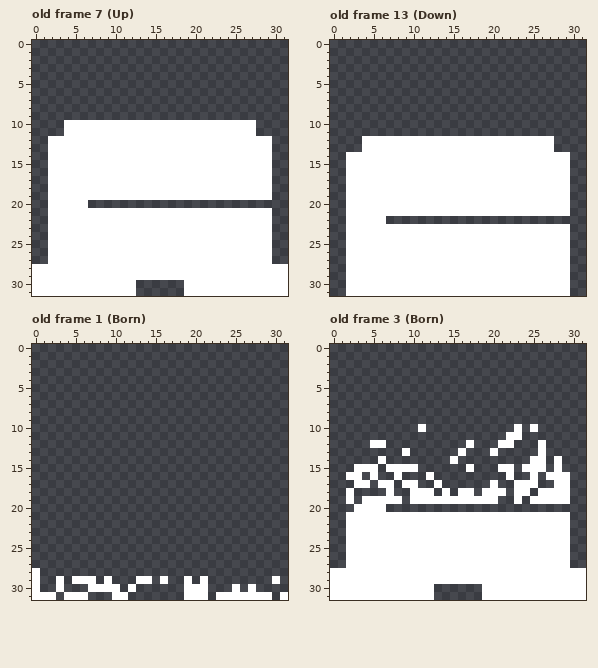
Pixel-art file: Assets/Sprites/FamiliarFrog.aseprite. The picture above was drawn from the file before the commit.
32x32 pixels, 14 frames. Shown: old frame 7 (Up), old frame 13 (Down), old frame 1 (Born), old frame 3 (Born). The commit also changed other frames, which this record leaves out.
Now the later version:
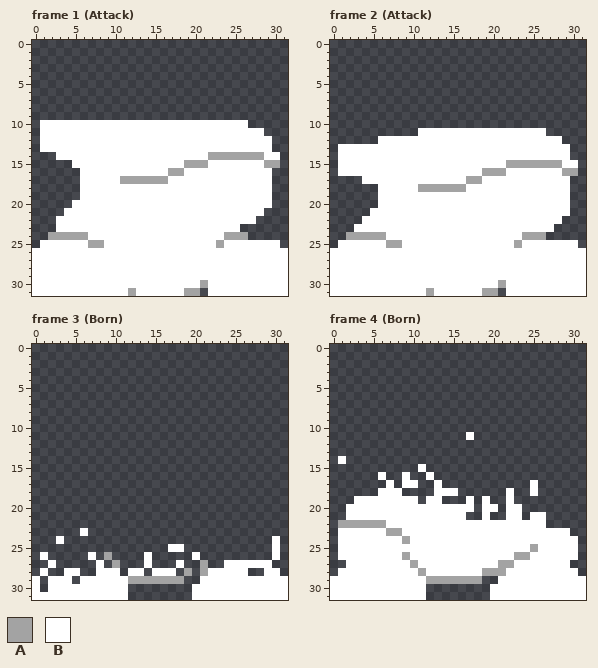
Palette (. is transparent): A #a3a3a3  B #ffffff
A new or re-ordered frame is compared with the old frame closest to it.
Difference:
frames re-ordered
--- frame 1 (Attack) against old frame 7 (Up)
@@ x 0..31 @@
  9 ................................
-10 ....BBBBBBBBBBBBBBBBBBBBBBBB....
-11 ....BBBBBBBBBBBBBBBBBBBBBBBB....
-12 ..BBBBBBBBBBBBBBBBBBBBBBBBBBBB..
-13 ..BBBBBBBBBBBBBBBBBBBBBBBBBBBB..
-14 ..BBBBBBBBBBBBBBBBBBBBBBBBBBBB..
-15 ..BBBBBBBBBBBBBBBBBBBBBBBBBBBB..
-16 ..BBBBBBBBBBBBBBBBBBBBBBBBBBBB..
-17 ..BBBBBBBBBBBBBBBBBBBBBBBBBBBB..
-18 ..BBBBBBBBBBBBBBBBBBBBBBBBBBBB..
-19 ..BBBBBBBBBBBBBBBBBBBBBBBBBBBB..
-20 ..BBBBB.........................
-21 ..BBBBBBBBBBBBBBBBBBBBBBBBBBBB..
-22 ..BBBBBBBBBBBBBBBBBBBBBBBBBBBB..
-23 ..BBBBBBBBBBBBBBBBBBBBBBBBBBBB..
-24 ..BBBBBBBBBBBBBBBBBBBBBBBBBBBB..
-25 ..BBBBBBBBBBBBBBBBBBBBBBBBBBBB..
-26 ..BBBBBBBBBBBBBBBBBBBBBBBBBBBB..
-27 ..BBBBBBBBBBBBBBBBBBBBBBBBBBBB..
+10 .BBBBBBBBBBBBBBBBBBBBBBBBBB.....
+11 .BBBBBBBBBBBBBBBBBBBBBBBBBBBB...
+12 .BBBBBBBBBBBBBBBBBBBBBBBBBBBBB..
+13 .BBBBBBBBBBBBBBBBBBBBBBBBBBBBB..
+14 ...BBBBBBBBBBBBBBBBBBBAAAAAAABB.
+15 .....BBBBBBBBBBBBBBAAABBBBBBBAA.
+16 ......BBBBBBBBBBBAABBBBBBBBBBB..
+17 ......BBBBBAAAAAABBBBBBBBBBBBB..
+18 ......BBBBBBBBBBBBBBBBBBBBBBBB..
+19 ......BBBBBBBBBBBBBBBBBBBBBBBB..
+20 .....BBBBBBBBBBBBBBBBBBBBBBBBB..
+21 ....BBBBBBBBBBBBBBBBBBBBBBBBB...
+22 ...BBBBBBBBBBBBBBBBBBBBBBBBB....
+23 ...BBBBBBBBBBBBBBBBBBBBBBB......
+24 ..AAAAABBBBBBBBBBBBBBBBBAAA.....
+25 .BBBBBBAABBBBBBBBBBBBBBABBBBBBB.
+26 BBBBBBBBBBBBBBBBBBBBBBBBBBBBBBBB
+27 BBBBBBBBBBBBBBBBBBBBBBBBBBBBBBBB
 28 BBBBBBBBBBBBBBBBBBBBBBBBBBBBBBBB
 29 BBBBBBBBBBBBBBBBBBBBBBBBBBBBBBBB
-30 BBBBBBBBBBBBB......BBBBBBBBBBBBB
-31 BBBBBBBBBBBBB......BBBBBBBBBBBBB
+30 BBBBBBBBBBBBBBBBBBBBBABBBBBBBBBB
+31 BBBBBBBBBBBBABBBBBBAA.BBBBBBBBBB
--- frame 2 (Attack) against old frame 13 (Down)
@@ x 0..31 @@
 10 ................................
-11 ................................
-12 ....BBBBBBBBBBBBBBBBBBBBBBBB....
-13 ....BBBBBBBBBBBBBBBBBBBBBBBB....
-14 ..BBBBBBBBBBBBBBBBBBBBBBBBBBBB..
-15 ..BBBBBBBBBBBBBBBBBBBBBBBBBBBB..
-16 ..BBBBBBBBBBBBBBBBBBBBBBBBBBBB..
-17 ..BBBBBBBBBBBBBBBBBBBBBBBBBBBB..
-18 ..BBBBBBBBBBBBBBBBBBBBBBBBBBBB..
-19 ..BBBBBBBBBBBBBBBBBBBBBBBBBBBB..
-20 ..BBBBBBBBBBBBBBBBBBBBBBBBBBBB..
-21 ..BBBBBBBBBBBBBBBBBBBBBBBBBBBB..
-22 ..BBBBB.........................
-23 ..BBBBBBBBBBBBBBBBBBBBBBBBBBBB..
-24 ..BBBBBBBBBBBBBBBBBBBBBBBBBBBB..
-25 ..BBBBBBBBBBBBBBBBBBBBBBBBBBBB..
-26 ..BBBBBBBBBBBBBBBBBBBBBBBBBBBB..
-27 ..BBBBBBBBBBBBBBBBBBBBBBBBBBBB..
-28 ..BBBBBBBBBBBBBBBBBBBBBBBBBBBB..
-29 ..BBBBBBBBBBBBBBBBBBBBBBBBBBBB..
-30 ..BBBBBBBBBBBBBBBBBBBBBBBBBBBB..
-31 ..BBBBBBBBBBBBBBBBBBBBBBBBBBBB..
+11 ...........BBBBBBBBBBBBBBBB.....
+12 ......BBBBBBBBBBBBBBBBBBBBBBB...
+13 .BBBBBBBBBBBBBBBBBBBBBBBBBBBBB..
+14 .BBBBBBBBBBBBBBBBBBBBBBBBBBBBB..
+15 .BBBBBBBBBBBBBBBBBBBBBAAAAAAABB.
+16 .BBBBBBBBBBBBBBBBBBAAABBBBBBBAA.
+17 ....BBBBBBBBBBBBBAABBBBBBBBBBB..
+18 ......BBBBBAAAAAABBBBBBBBBBBBB..
+19 ......BBBBBBBBBBBBBBBBBBBBBBBB..
+20 ......BBBBBBBBBBBBBBBBBBBBBBBB..
+21 .....BBBBBBBBBBBBBBBBBBBBBBBBB..
+22 ....BBBBBBBBBBBBBBBBBBBBBBBBB...
+23 ...BBBBBBBBBBBBBBBBBBBBBBBBB....
+24 ..AAAAABBBBBBBBBBBBBBBBBAAA.....
+25 .BBBBBBAABBBBBBBBBBBBBBABBBBBBB.
+26 BBBBBBBBBBBBBBBBBBBBBBBBBBBBBBBB
+27 BBBBBBBBBBBBBBBBBBBBBBBBBBBBBBBB
+28 BBBBBBBBBBBBBBBBBBBBBBBBBBBBBBBB
+29 BBBBBBBBBBBBBBBBBBBBBBBBBBBBBBBB
+30 BBBBBBBBBBBBBBBBBBBBBABBBBBBBBBB
+31 BBBBBBBBBBBBABBBBBBAA.BBBBBBBBBB
--- frame 3 (Born) against old frame 1 (Born)
@@ x 0..31 @@
 22 ................................
-23 ................................
-24 ................................
-25 ................................
-26 ................................
-27 ................................
-28 B...............................
-29 B..B.BBB.B...BB.B..B.B........B.
-30 B..B...BBBB.B......BBB...B.B....
-31 BBB.BBB...BB.......BBB.BBBBBBB.B
+23 ......B.........................
+24 ...B..........................B.
+25 .................BB...........B.
+26 .B.....B.A....B.....B.........B.
+27 ..B.....B.A...B...B..A..BBBBBB..
+28 .B..BB..BBB.BB.BBB.A.ABBBBB..BB.
+29 B.BBB.BBBBBBAAAAAAA..BBBBBBBBBBB
+30 B.BBBBBBBBBB........BBBBBBBBBBBB
+31 BBBBBBBBBBBB........BBBBBBBBBBBB
--- frame 4 (Born) against old frame 3 (Born)
@@ x 0..31 @@
  9 ................................
-10 ...........B...........B.B......
-11 ......................BB........
-12 .....BB..........B...BB...B.....
-13 .........B......B...B.....B.....
-14 ......B........B.........BB.B...
-15 ...BBB.BBBB......B...BB.BBB.B...
-16 ..BB.B..B...B.........B..B.BBB..
-17 ...BB.BB.BB..B......B..BBB..BB..
-18 ..B....B..BBB.B.BB.BBB.BB.BBBB..
-19 ..B.BBBBB.BBBBBBBBBBB..B.BBBBB..
-20 ...BBBB.........................
-21 ..BBBBBBBBBBBBBBBBBBBBBBBBBBBB..
-22 ..BBBBBBBBBBBBBBBBBBBBBBBBBBBB..
-23 ..BBBBBBBBBBBBBBBBBBBBBBBBBBBB..
-24 ..BBBBBBBBBBBBBBBBBBBBBBBBBBBB..
-25 ..BBBBBBBBBBBBBBBBBBBBBBBBBBBB..
-26 ..BBBBBBBBBBBBBBBBBBBBBBBBBBBB..
-27 ..BBBBBBBBBBBBBBBBBBBBBBBBBBBB..
-28 BBBBBBBBBBBBBBBBBBBBBBBBBBBBBBBB
-29 BBBBBBBBBBBBBBBBBBBBBBBBBBBBBBBB
-30 BBBBBBBBBBBBB......BBBBBBBBBBBBB
-31 BBBBBBBBBBBBB......BBBBBBBBBBBBB
+10 ................................
+11 .................B..............
+12 ................................
+13 ................................
+14 .B..............................
+15 ...........B....................
+16 ......B..B..B...................
+17 .......B.BB..B...........B......
+18 ......BBB....BBB......B..B......
+19 ...BBBBBBBB.BB...B.B..B.........
+20 ..BBBBBBBBBBBBBBBB.BB.BB........
+21 ..BBBBBBBBBBBBBBB..B..BB.BB.....
+22 .AAAAAABBBBBBBBBBBBBBBBBBBB.....
+23 .BBBBBBAABBBBBBBBBBBBBBBBBBBBB..
+24 .BBBBBBBBABBBBBBBBBBBBBBBBBBBBB.
+25 .BBBBBBBBBBBBBBBBBBBBBBBBABBBBB.
+26 .BBBBBBBBABBBBBBBBBBBBBAABBBBBB.
+27 ..BBBBBBBBABBBBBBBBBBAABBBBBBB..
+28 .BBBBBBBBBBABBBBBBBAAABBBBBBBBB.
+29 BBBBBBBBBBBBAAAAAAA..BBBBBBBBBBB
+30 BBBBBBBBBBBB........BBBBBBBBBBBB
+31 BBBBBBBBBBBB........BBBBBBBBBBBB
Pixel boxes of the changes (left, top, right, bottom) in both pictures:
changed: (32, 120, 288, 264)
changed: (128, 280, 208, 296)
changed: (330, 128, 586, 296)
changed: (32, 528, 288, 600)
changed: (330, 424, 586, 600)
